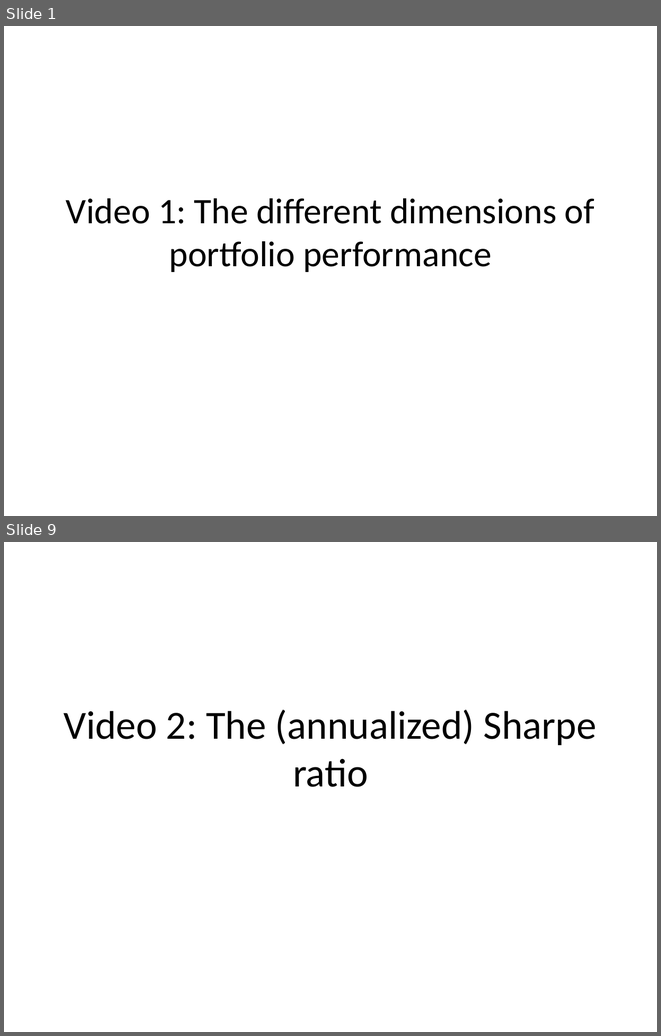
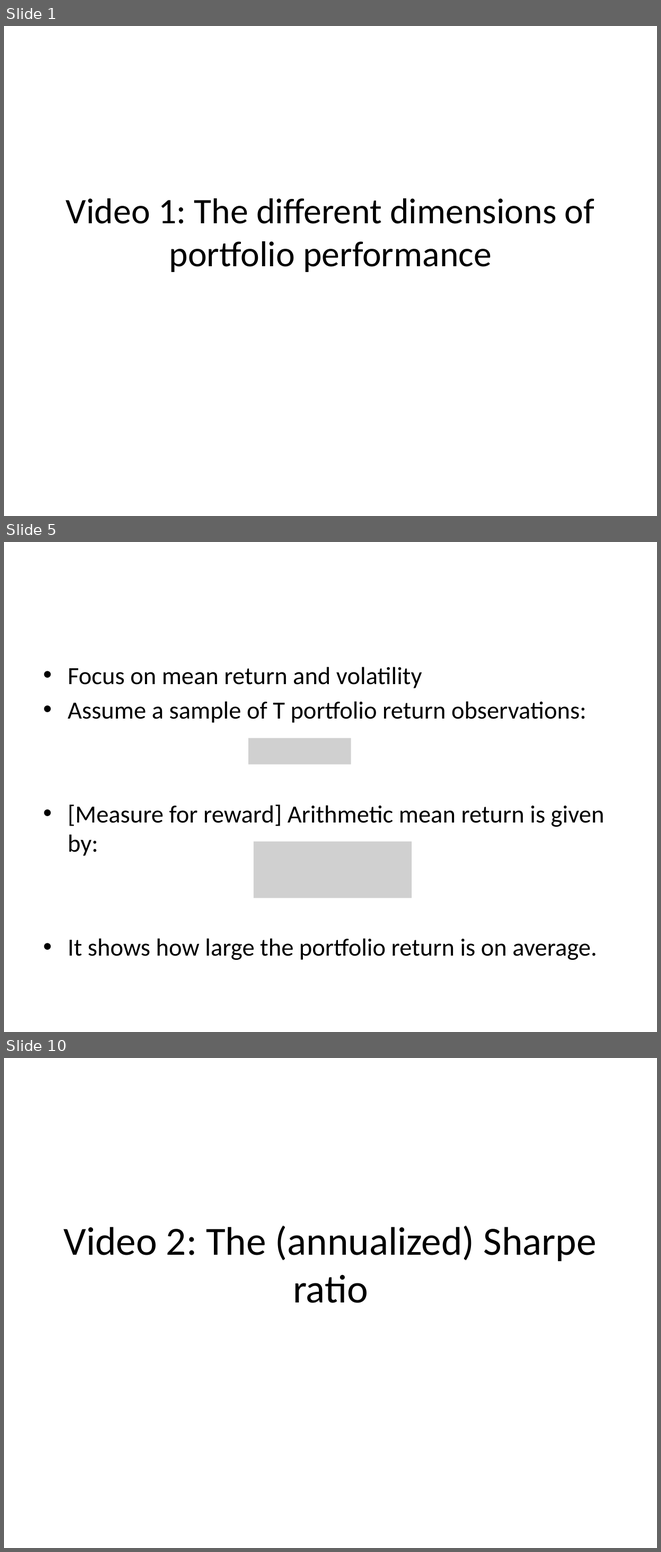
Before and after one commit to saciestudio/courses-intro-portfolio-analysis, a slide deck: scripts/Chapter2.pptx. Shown one above the other, each under a label of ours: slides 1 and 9 before the commit, slides 1, 5 and 10 after it; the slides between them are not shown. The pictures are 661x1036 and 661x1552 pixels, drawn with LibreOffice and Linux fonts; fonts in the diff are those of the drawing; grey boxes stand for pictures. Boxes give left, top, right and bottom in pixels: in the first picture for what was removed or moved away, otherwise in the second. Text is boxed around its words. In the diff, an @@ line names an element or a change of style, - is before the commit and + after.

```diff
--- a/scripts/Chapter2.pptx
+++ b/scripts/Chapter2.pptx
@@ slide 5 added at [4,542,657,1032], background #FFFFFF @@
@@ text added at [68,667,604,960], 27.2 pt, text #000000 @@
+• Focus on mean return and volatility
+• Assume a sample of T portfolio return observations:
+• [Measure for reward] Arithmetic mean return is given by:
+• It shows how large the portfolio return is on average.
@@ picture added at [248,738,351,764] @@
@@ picture added at [254,841,412,898] @@
@@ what was slide 9 is now slide 10 @@
```
Also in this commit, not shown: 19 other slides added, 2 slides removed, 3 other files.
